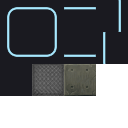
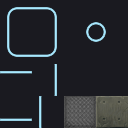
Comparing the layer stacks of the two 128x128 images. Changes:
removed layer "Capa 5" over 32, 64, 64, 96
added layer "Capa 9" above "Capa 1" over 64, 0, 121, 64
renamed "Capa 2" to "Capa 1", painted on it over 0, 0, 128, 128
renamed "Capa 1" to "Capa 2", painted on it over 64, 64, 128, 96
renamed "Capa 4" to "Capa 3", moved it above "Capa 0", painted on it over 0, 64, 64, 128
removed layer "Capa 3" over 64, 32, 106, 64
